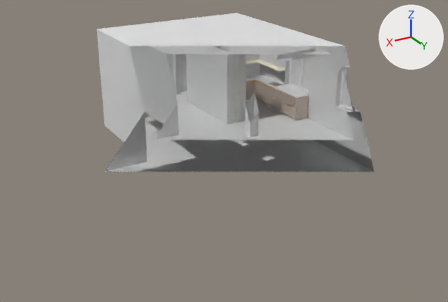
One commit to the FBX model Resources/Krakow.fbx: the scene before it, then after it.
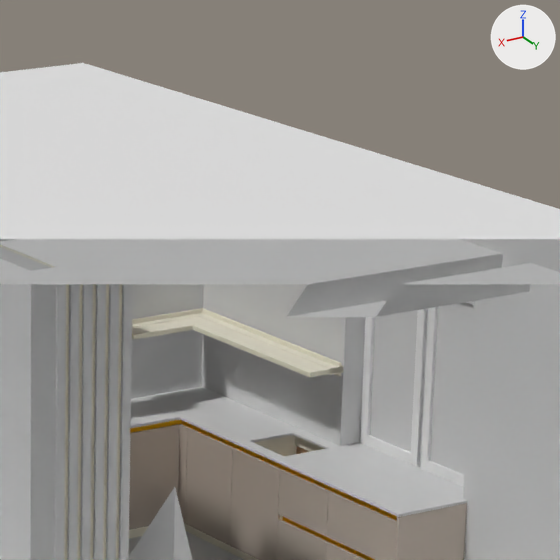
Old and new are each drawn whole from a camera (50 mm lens) standing at (14.11, 20.68, 8.14) and looking at (4.1, 3.99, -0.21) and again close up on the part from 49% to 73% of the width and 0% to 35% of the height. Lighting does not change. The marker at upper right points along +X, +Y and +Z. The first two pictures are the older version. Everything nearer to the camera than a plane just in front of the edit is cut away. Where no turn or scale is listed for an object, it has been applied to the vertices. Vertices at exactly the same position are counted once.

In view in the first close-up: 'Blat', 'Dom', 'Lodowka Lamele', 'Obudowa lodowka', 'Okno', 'Polka.002', 'Szafka 1', 'Szafka 2', 'Szafka 3', 'Szafka nerka prawa', 'Szafka zmywarka', 'Szyba' and 8 more.
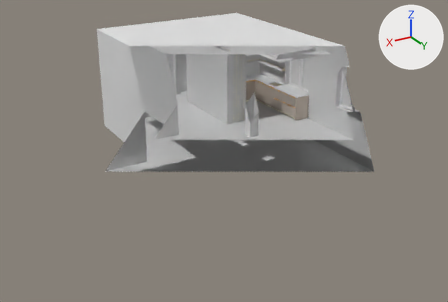
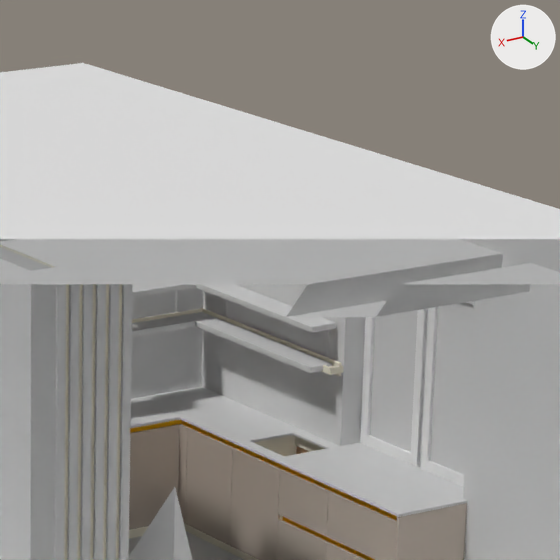
Location of each change, (x1, y1, x2, y2) in pixels of the close-ups (560 x 560 px):
```json
{"object": "Polka.002", "change": "reshaped", "before": [132, 313, 343, 377], "after": [132, 284, 336, 373]}
{"part": 1, "of": "me_polka_005", "change": "rebuilt", "before": [132, 313, 343, 377], "after": [132, 312, 332, 373]}
{"part": 2, "of": "me_polka_005", "change": "added", "after": [326, 330, 329, 357]}
{"part": 3, "of": "me_polka_005", "change": "added", "after": [205, 291, 228, 317]}
{"part": 4, "of": "me_polka_005", "change": "added", "after": [176, 288, 193, 328]}
{"part": 5, "of": "me_polka_005", "change": "added", "after": [132, 284, 336, 333]}
```

Edits to the scene script, one JSON object a line:
```json
{"op": "add", "block": "mat_black", "code": ["mat_black = principled_material('Black')", "mat_black.base_color = (0.8, 0.8, 0.8)  # white #e7e7e7"]}
{"block": "me_polka_005", "where": "# used by ob_polka_002; location = (0.0, 0.0, 0.0)"}
{"op": "remove", "block": "me_polka_005", "code": "me_polka_005.from_pydata(...)  # 312 vertices, 311 faces; spans x 0.0..2.76, y 0.0..1.82, z 1.48..1.52"}
{"op": "remove", "block": "me_polka_005", "code": "me_polka_005.materials.append(mat_u702_st9)  # pale yellow #fcf7e4"}
{"op": "add", "block": "me_polka_005", "code": "me_polka_005.from_pydata(...)  # 664 vertices, 654 faces; spans x 0.0..0.86, y 0.0..1.73, z 1.47..1.83"}
{"block": "me_polka_005", "change": "me_polka_005 part 1: the loose piece of 154 vertices spanning x 0.0..0.83, y 0.0..1.82, z 1.48..1.52 is rebuilt with 108 vertices and now spans x 0.01..0.86, y 0.01..1.73, z 1.48..1.53, in mat_light (white #e7e7e7)"}
{"block": "me_polka_005", "change": "me_polka_005 part 2: a new loose piece of 112 vertices spanning x 0.0..0.21, y 1.61..1.63, z 1.47..1.78, in mat_black (white #e7e7e7)"}
{"block": "me_polka_005", "change": "me_polka_005 part 3: a new loose piece of 112 vertices spanning x 0.0..0.21, y 0.31..0.33, z 1.47..1.78, in mat_black (white #e7e7e7)"}
{"block": "me_polka_005", "change": "me_polka_005 part 4: a new loose piece of 112 vertices spanning x 0.24..0.26, y 0.0..0.21, z 1.47..1.78, in mat_black (white #e7e7e7)"}
{"block": "me_polka_005", "change": "me_polka_005 part 5: a new loose piece of 108 vertices spanning x 0.01..0.86, y 0.01..1.73, z 1.78..1.83, in mat_light (white #e7e7e7)"}
{"block": "me_polka_005", "change": "other edits to the shape of me_polka_005 do not show in these pictures"}
{"op": "add", "block": "me_polka_005", "code": "me_polka_005.materials.append(mat_black)  # white #e7e7e7"}
```
